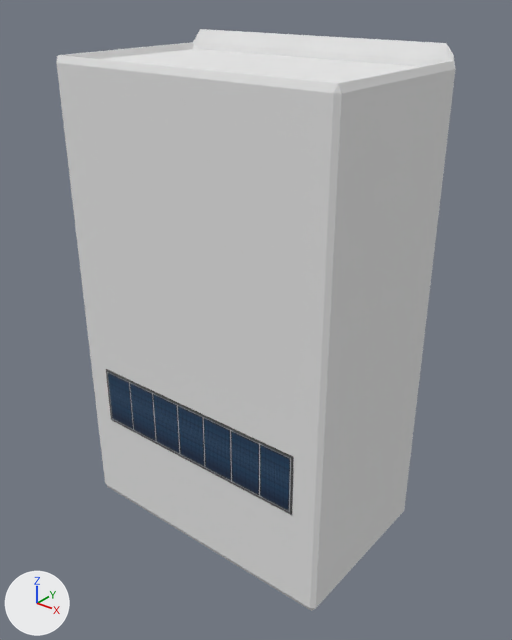
Before and after pictures for a commit that changed the Blender file Assets/hangar1.blend.
The view is the same before and after, from a 50 mm camera at (5.11, -6.75, 4.59) aimed at (0.12, -0.51, 0.72). The axes (+X, +Y, +Z) are drawn at lower left. The lights are the same throughout.

In view in the first picture: 'gates', 'hangar1', 'solarpanel'.
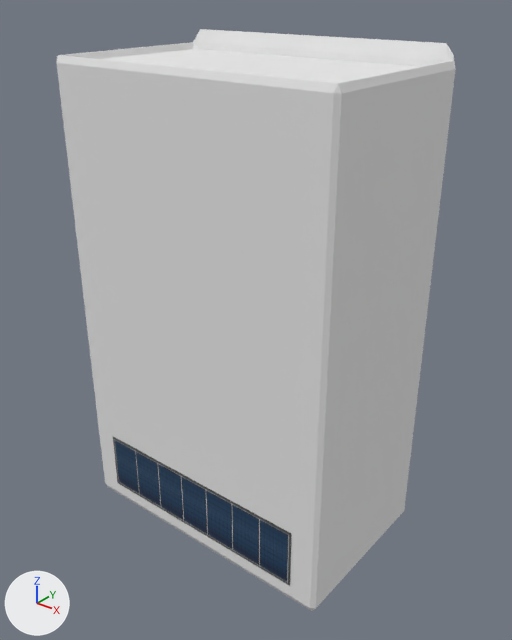
Commit message: Moved solar panel of the SmallHangar to the back.

Boxes (x1, y1, x2, y2) around the edits, measured in the pictures (512 x 640 px):
'solarpanel', moved: before (106, 369, 294, 515); after (113, 437, 291, 585)

Diff of the bpy script that builds the scene:
```diff
--- a/Assets/hangar1.blend.py
+++ b/Assets/hangar1.blend.py
@@ ob_solarpanel @@
 ob_solarpanel.parent = ob_hangar1
-ob_solarpanel.location = (0.0, -1.625, -0.464)
+ob_solarpanel.location = (0.0, -1.625, -1.538)
 ob_solarpanel.scale = (1.0, 1.0, 0.5)
```
